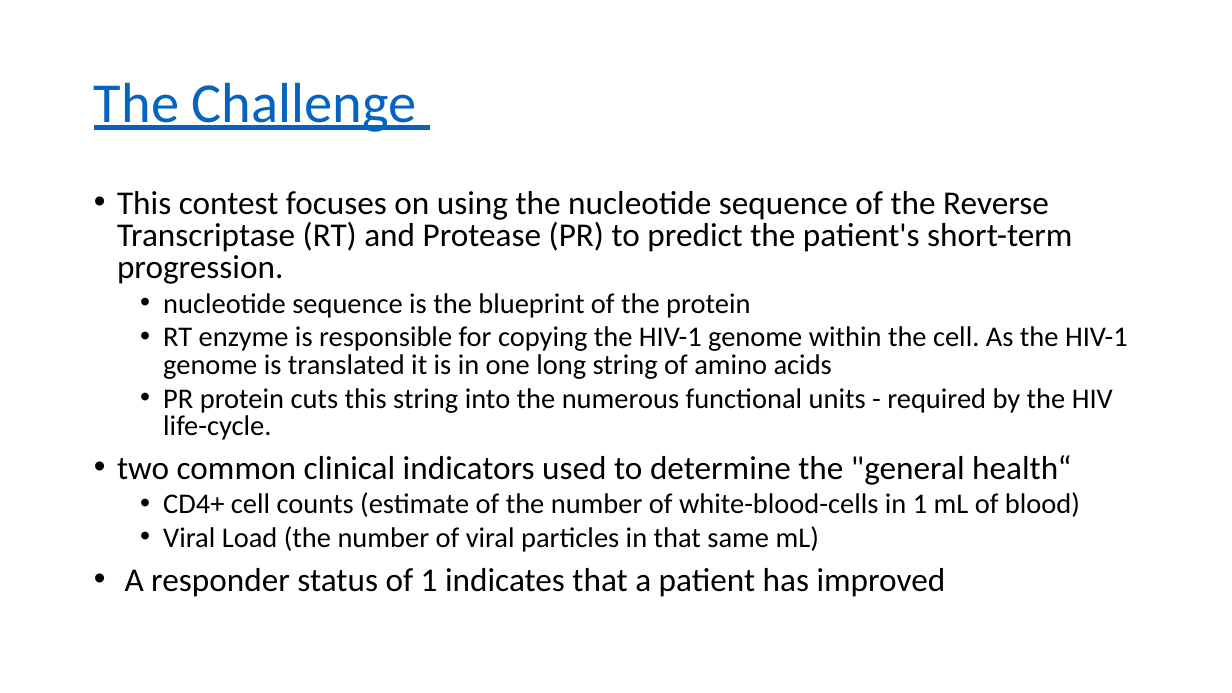
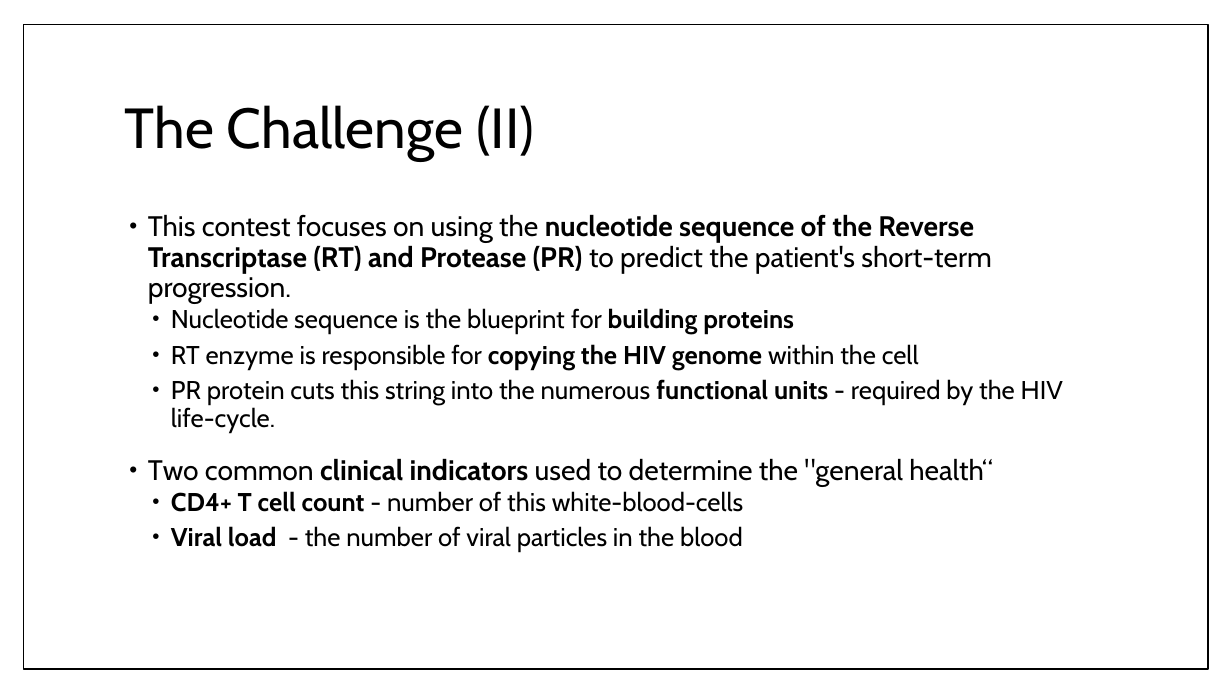
Before and after one commit to bl1zzardx/hivprogression, a slide deck: slide 3 of hivprogression/peer-seminar.pptx (slide 2 before the commit). Drawn at 1232x693 pixels with LibreOffice and Linux fonts; fonts in the diff are those of the drawing. Boxes give left, top, right and bottom in pixels: in the first picture for what was removed or moved away, otherwise in the second. Text is boxed around its words. In the diff, an @@ line names an element or a change of style, - is before the commit and + after.

```diff
--- a/hivprogression/peer-seminar.pptx
+++ b/hivprogression/peer-seminar.pptx
@@ rectangle added at [23, 25, 1208, 669], fill #FFFFFF, outline #000000 1 pt @@
@@ title at [125, 105, 534, 161]: text changed; font Calibri to Cabin; text colour #0563C1 to #000000 @@
-The Challenge
+The Challenge (II)
@@ text "This contest focuses on using ...": place and size @@
-text "This contest focuses on using ..." at [117, 191, 1128, 597]
+text "This contest focuses on using ..." at [148, 214, 1063, 552]
@@ text at [148, 214, 1063, 433]: size 25.9 to 22 pt in "This contest focuses on using the nucleotide ..."; font Calibri to Cabin in "This contest focuses on using the nucleotide ...", "PR protein cuts this string into the ..."; bold on in "nucleotide sequence of the Reverse Transcriptase (RT) ...", "functional units"; size 22.2 to 20 pt in "PR protein cuts this string into the ..."; indent changed; line spacing 0.8 to 0.9; more space between paragraphs @@
@@ text at [171, 308, 919, 369]: text changed; size 22.2 to 20 pt; font Calibri to Cabin @@
-  • nucleotide sequence is the blueprint of the protein
-  • RT enzyme is responsible for copying the HIV-1 genome within the cell. As the HIV-1 genome is translated it is in one long string of amino acids
+  • Nucleotide sequence is the blueprint for building proteins
+  • RT enzyme is responsible for copying the HIV genome within the cell
@@ text at [148, 458, 993, 552]: text changed; size 22.2 to 20 pt; font Calibri to Cabin @@
-• two common clinical indicators used to determine the "general health“
-  • CD4+ cell counts (estimate of the number of white-blood-cells in 1 mL of blood)
-  • Viral Load (the number of viral particles in that same mL)
-• A responder status of 1 indicates that a patient has improved
+• Two common clinical indicators used to determine the "general health“
+  • CD4+ T cell count - number of this white-blood-cells
+  • Viral load - the number of viral particles in the blood
```
Also in this commit, not shown: 4 other slides changed, 6 slides added, 5 slides removed, 3 other files.
